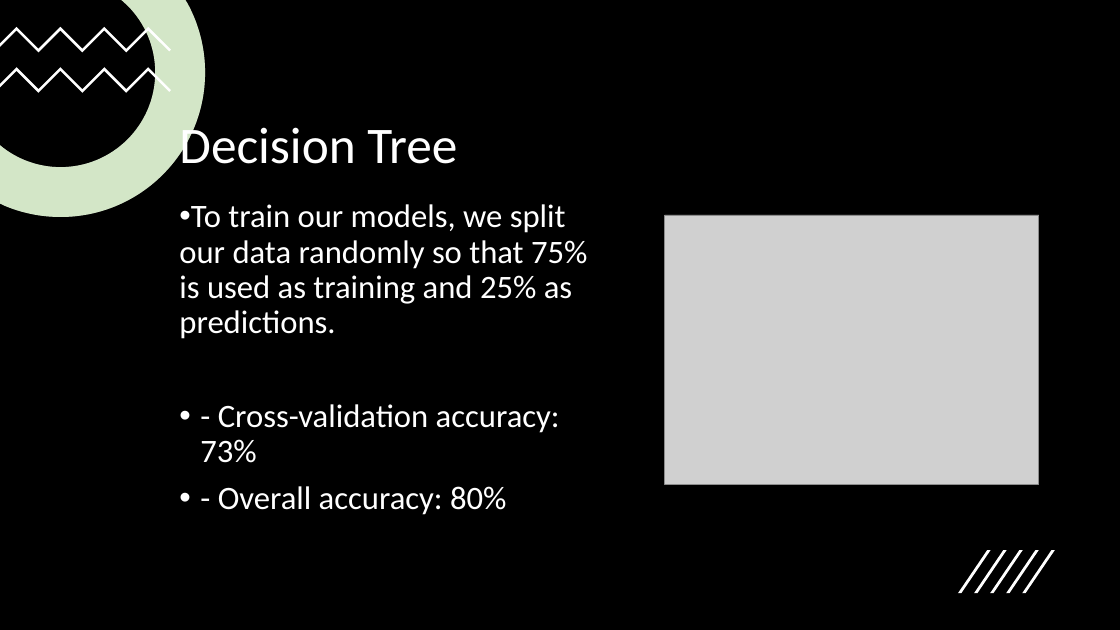
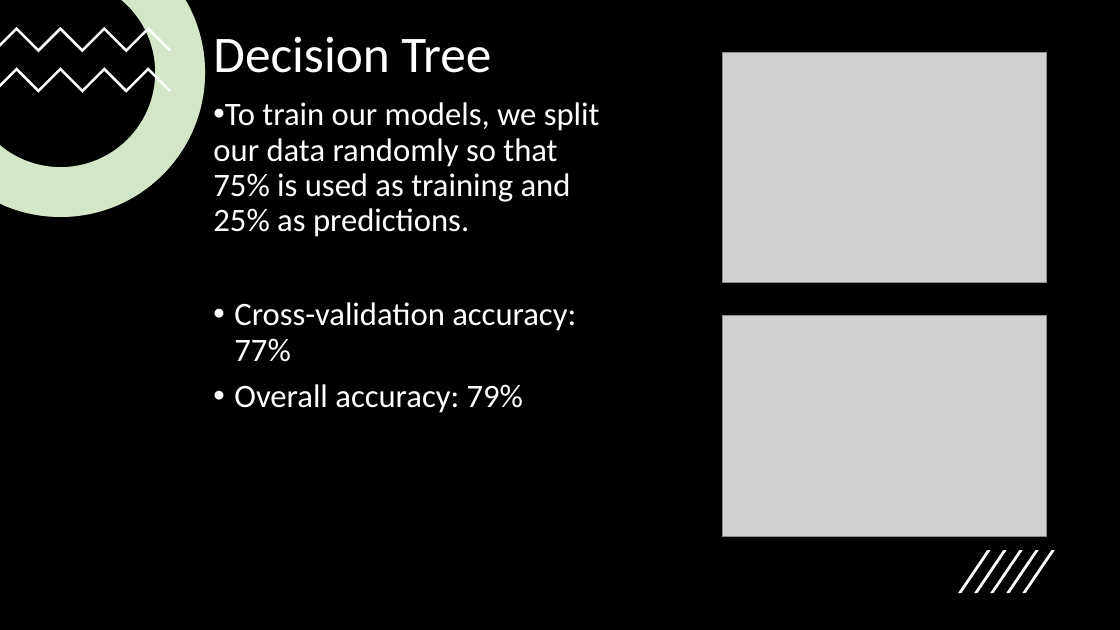
Before and after one commit to zach-hb/Movies-You-Should-Watch, a slide deck: slide 13 of Predicting a Movie's Success Before Release.pptx. Drawn at 1120x630 pixels with LibreOffice and Linux fonts; fonts in the diff are those of the drawing; grey boxes stand for pictures. Boxes give left, top, right and bottom in pixels: in the first picture for what was removed or moved away, otherwise in the second. Text is boxed around its words. In the diff, an @@ line names an element or a change of style, - is before the commit and + after.

```diff
--- a/Predicting a Movie's Success Before Release.pptx
+++ b/Predicting a Movie's Success Before Release.pptx
@@ title "Decision Tree" rewrapped from (x1=179, y1=121, x2=457, y2=164) to (x1=213, y1=36, x2=491, y2=73) @@
@@ picture added at (x1=723, y1=52, x2=1047, y2=282) @@
@@ text "To train our models, we ..." moved from (x1=179, y1=204, x2=587, y2=515) to (x1=213, y1=102, x2=600, y2=413) @@
@@ picture removed at (x1=665, y1=215, x2=1038, y2=485) @@
@@ text at (x1=234, y1=302, x2=576, y2=413): text changed @@
-• - Cross-validation accuracy: 73%
-• - Overall accuracy: 80%
+• Cross-validation accuracy: 77%
+• Overall accuracy: 79%
@@ picture added at (x1=723, y1=316, x2=1047, y2=537) @@
```
Also in this commit, not shown: 7 other slides changed, 5 slides added, 6 slides removed.
